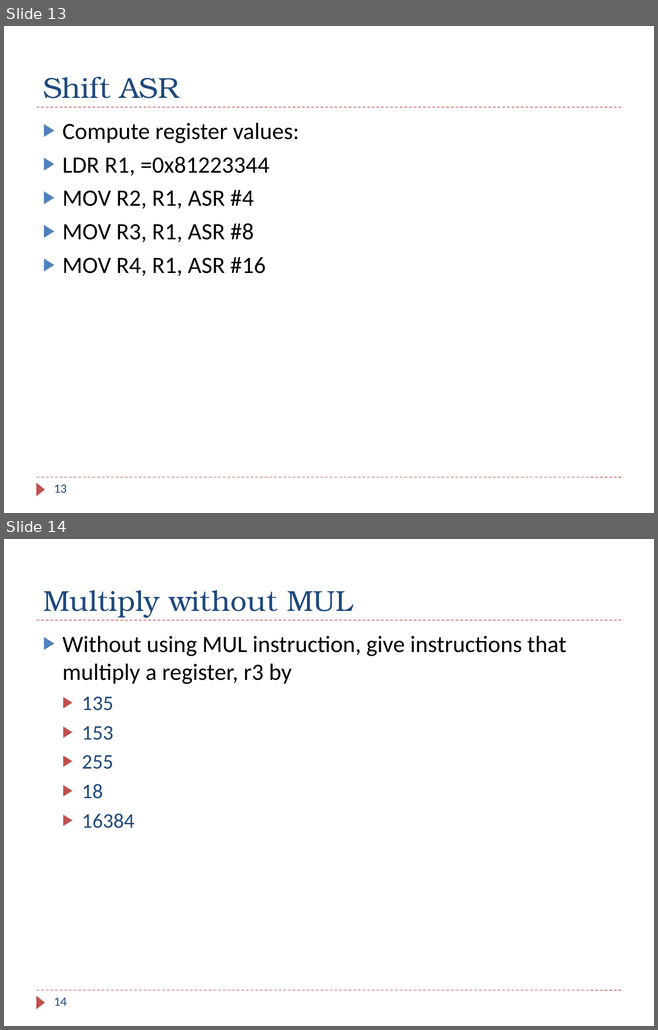
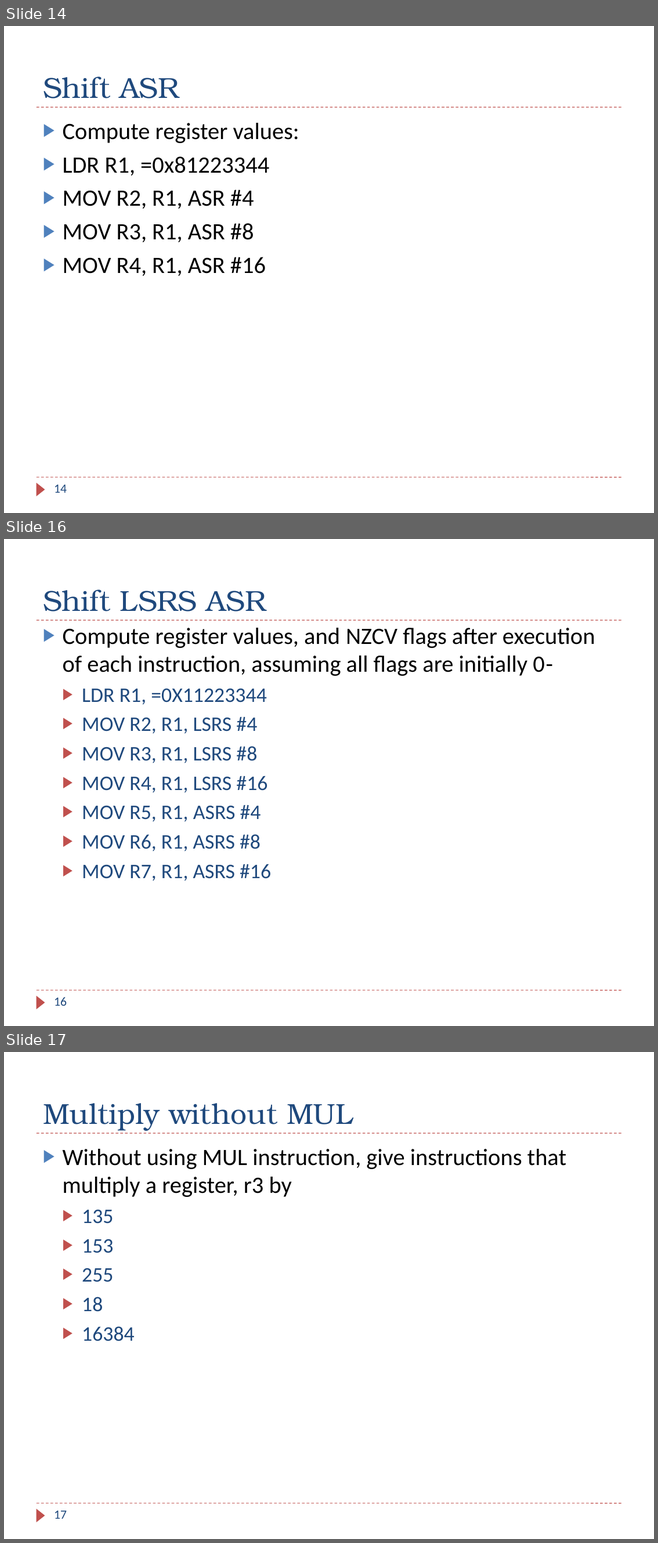
Before and after one commit to guhofstra/CSC111Fa25, a slide deck: PPTs/Ch4_ARM_Arithmetic_Logic_Exercises.pptx. Shown one above the other, each under a label of ours: slides 13 and 14 before the commit, slides 14, 16 and 17 after it; the slides between them are not shown. The pictures are 658x1030 and 658x1543 pixels, drawn with LibreOffice and Linux fonts; fonts in the diff are those of the drawing. Boxes give left, top, right and bottom in pixels: in the first picture for what was removed or moved away, otherwise in the second. Text is boxed around its words. In the diff, an @@ line names an element or a change of style, - is before the commit and + after.

```diff
--- a/PPTs/Ch4_ARM_Arithmetic_Logic_Exercises.pptx
+++ b/PPTs/Ch4_ARM_Arithmetic_Logic_Exercises.pptx
@@ slide 16 added at (4, 539, 654, 1026), background #FFFFFF; not listed: 3 template elements that a slide beside it also shows @@
@@ title added at (43, 589, 266, 611), 32 pt, text #1F497D @@
+Shift LSRS ASR
@@ text added at (63, 628, 595, 881), 23 pt, text #1F497D @@
+▶ Compute register values, and NZCV flags after execution of each instruction, assuming all flags are initially 0-
+  ▶ LDR R1, =0X11223344
+  ▶ MOV R2, R1, LSRS #4
+  ▶ MOV R3, R1, LSRS #8
+  ▶ MOV R4, R1, LSRS #16
+  ▶ MOV R5, R1, ASRS #4
+  ▶ MOV R6, R1, ASRS #8
+  ▶ MOV R7, R1, ASRS #16
@@ page number added at (54, 997, 67, 1006), 14 pt, text #1F497D @@
+16
@@ what was slide 13 is now slide 14 @@
@@ page number at (54, 485, 67, 493): text changed @@
-13
+14
@@ what was slide 14 is now slide 17 @@
@@ page number at (54, 1511, 67, 1519): text changed @@
-14
+17
```
Also in this commit, not shown: 2 other slides added, 6 other files.
